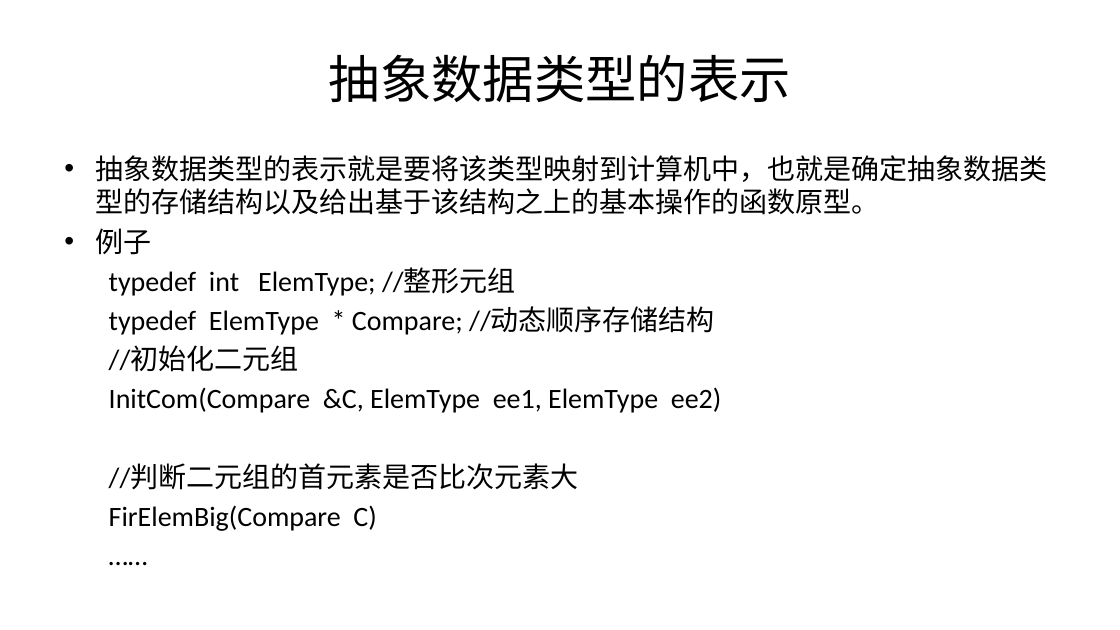
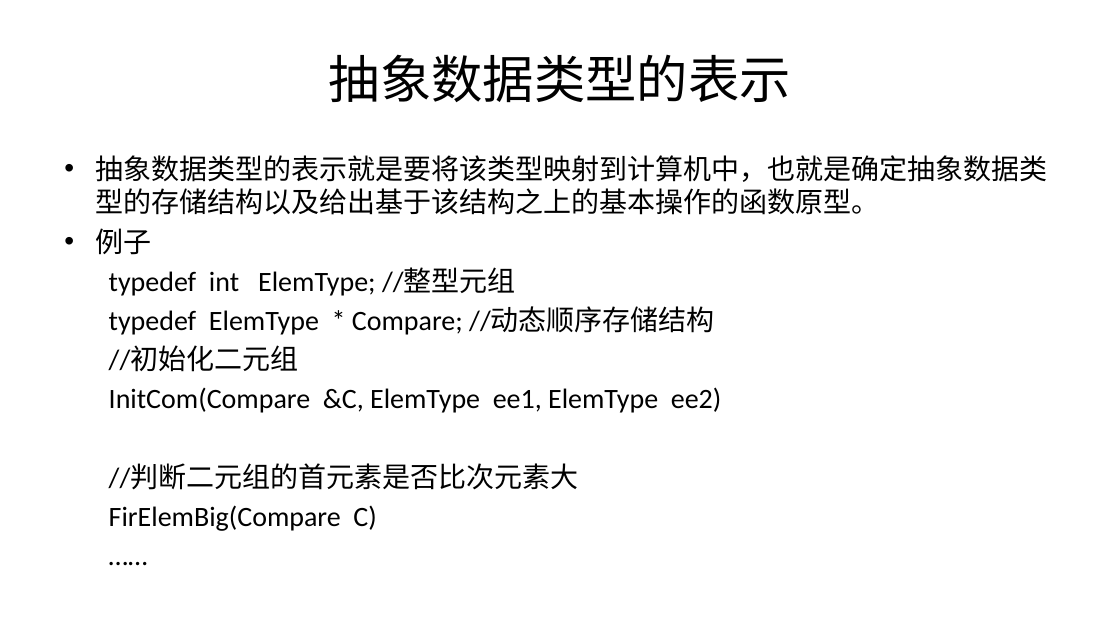
Before and after one commit to Gempittance/Data_Structur_Build, a slide deck: slide 25 of 数据结构PPT/ds1.pptx. Drawn at 1120x630 pixels with LibreOffice and Linux fonts; fonts in the diff are those of the drawing. Boxes give left, top, right and bottom in pixels: in the first picture for what was removed or moved away, otherwise in the second. Text is boxed around its words. In the diff, an @@ line names an element or a change of style, - is before the commit and + after.

```diff
--- a/数据结构PPT/ds1.pptx
+++ b/数据结构PPT/ds1.pptx
@@ text at (109,268,516,296): text changed @@
-typedef int ElemType; //整形元组
+typedef int ElemType; //整型元组
```
Also in this commit, not shown: 3 other slides changed.
